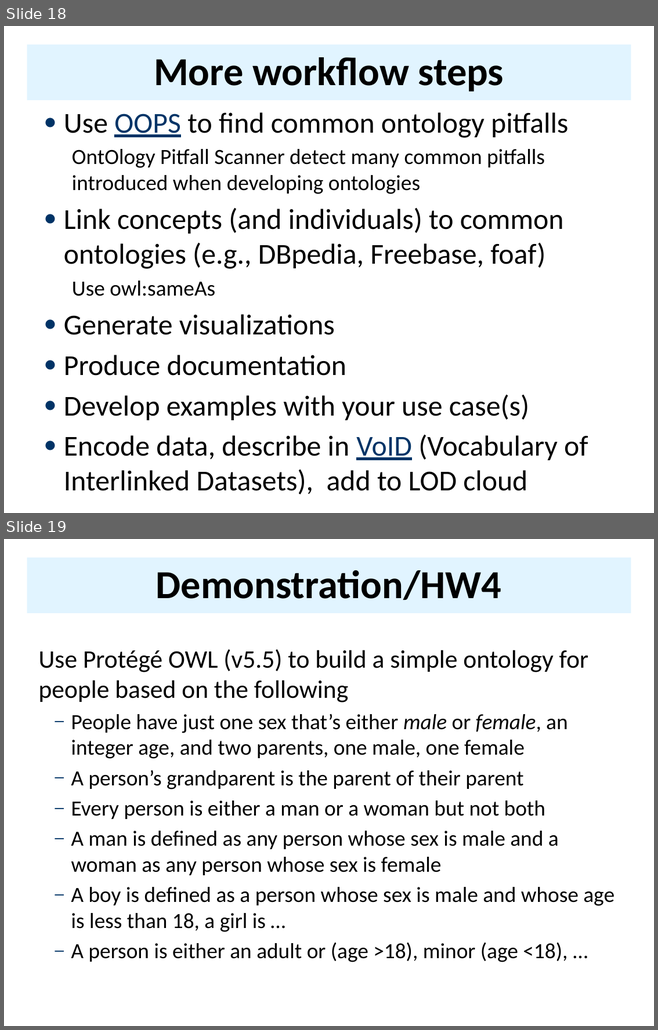
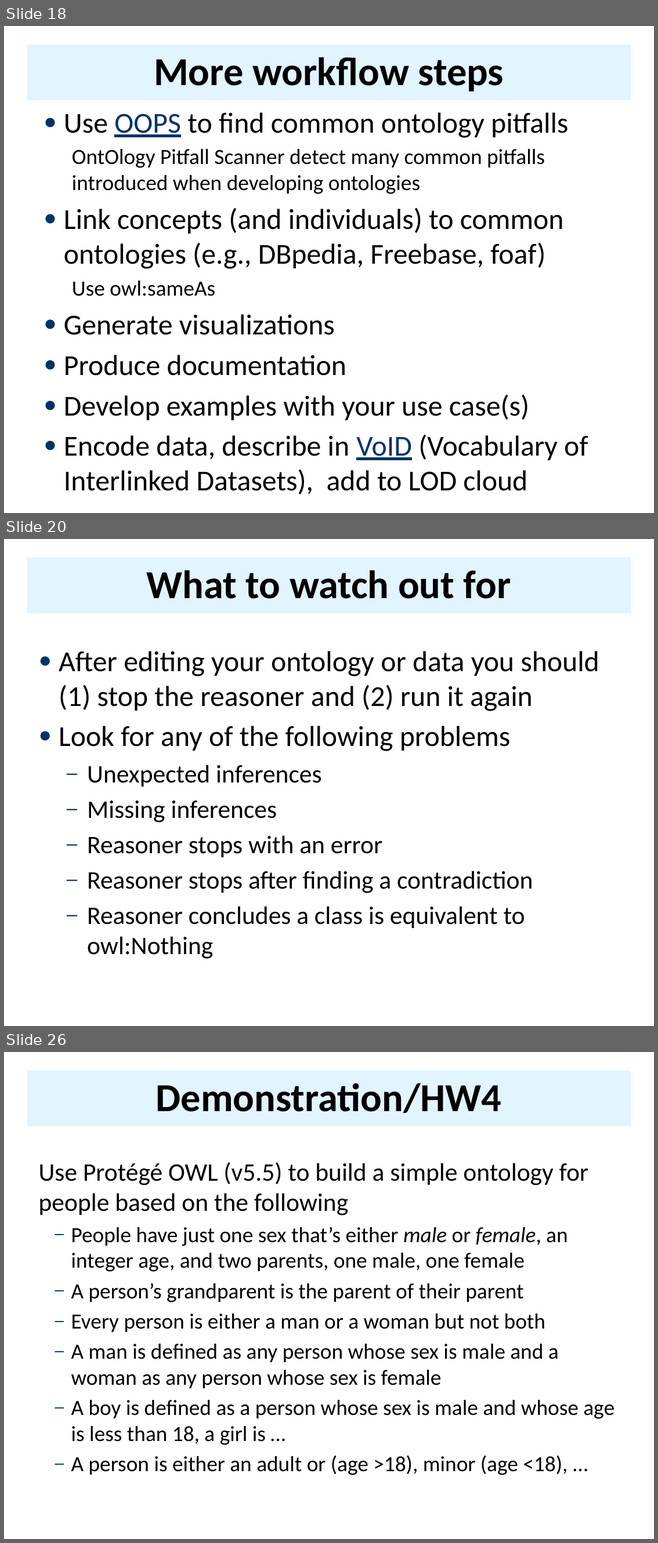
Before and after one commit to UMBC-CMSC-491-691-F19-Knowledge-Graphs/class_material, a slide deck: notes/10_protege/IDEs.pptx. Shown one above the other, each under a label of ours: slides 18 and 19 before the commit, slides 18, 20 and 26 after it; the slides between them are not shown. The pictures are 658x1030 and 658x1543 pixels, drawn with LibreOffice and Linux fonts; fonts in the diff are those of the drawing. Boxes give left, top, right and bottom in pixels: in the first picture for what was removed or moved away, otherwise in the second. Text is boxed around its words. In the diff, an @@ line names an element or a change of style, - is before the commit and + after.

```diff
--- a/notes/10_protege/IDEs.pptx
+++ b/notes/10_protege/IDEs.pptx
@@ slide 20 added at bbox=[4, 539, 654, 1026], background #FFFFFF @@
@@ title added at bbox=[27, 557, 630, 613], fill #E1F4FF, 44 pt, text #000000, bold @@
+What to watch out for
@@ text added at bbox=[59, 651, 599, 959], 28 pt, text #000000 @@
+● After editing your ontology or data you should (1) stop the reasoner and (2) run it again
+● Look for any of the following problems
+  – Unexpected inferences
+  – Missing inferences
+  – Reasoner stops with an error
+  – Reasoner stops after finding a contradiction
+  – Reasoner concludes a class is equivalent to owl:Nothing
@@ what was slide 19 is now slide 26 @@
```
Also in this commit, not shown: 6 other slides added, 4 other files.
